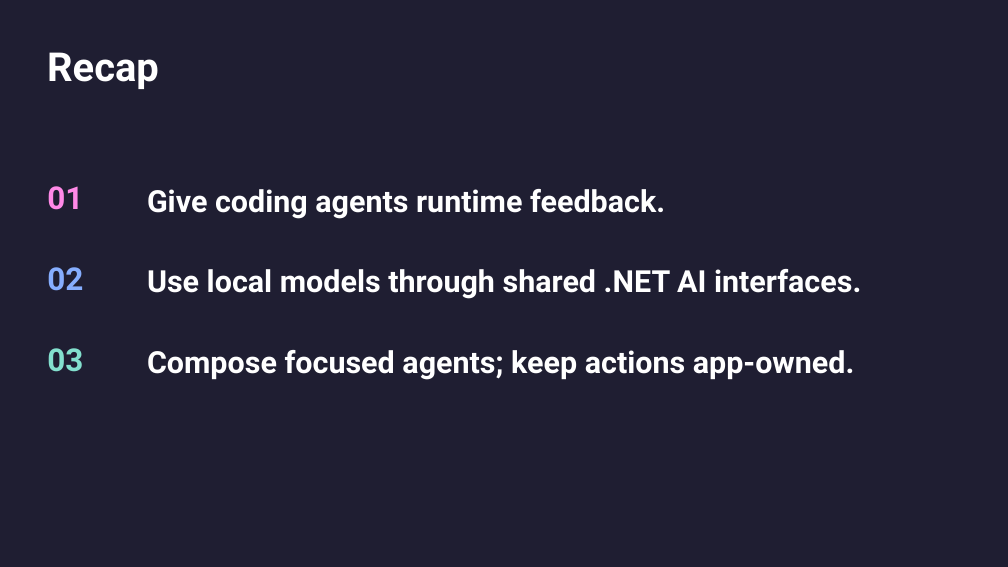
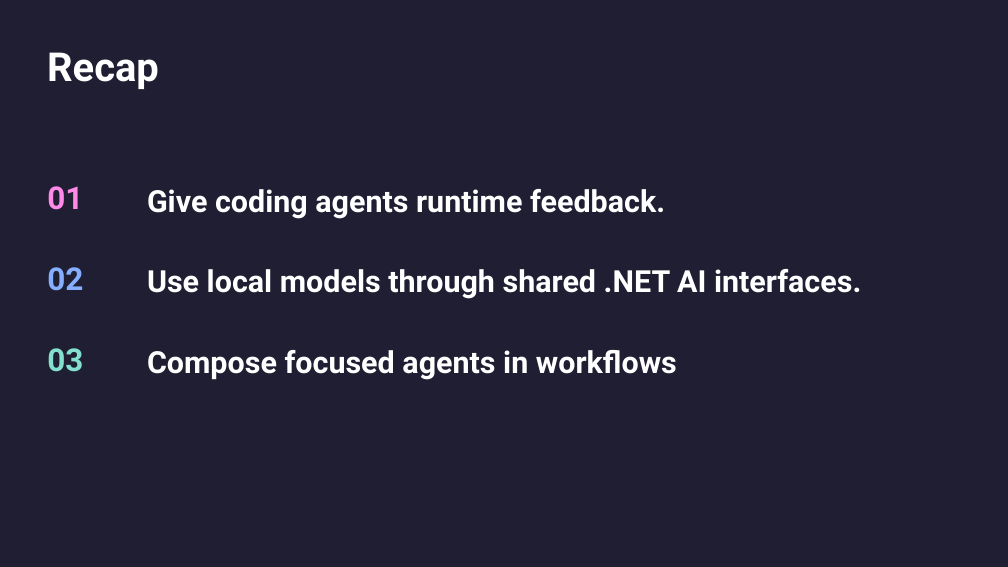
Before and after one commit to mattleibow/dotnetconf2026, a slide deck: slide 34 of slides.pptx (slide 33 before the commit). Drawn at 1008x567 pixels with LibreOffice and Linux fonts; fonts in the diff are those of the drawing. Boxes give left, top, right and bottom in pixels: in the first picture for what was removed or moved away, otherwise in the second. Text is boxed around its words. In the diff, an @@ line names an element or a change of style, - is before the commit and + after.

```diff
--- a/slides.pptx
+++ b/slides.pptx
@@ text at (147,350,677,380): text changed @@
-Compose focused agents; keep actions app-owned.
+Compose focused agents in workflows
```
Also in this commit, not shown: 23 other slides changed, 1 slide added.
